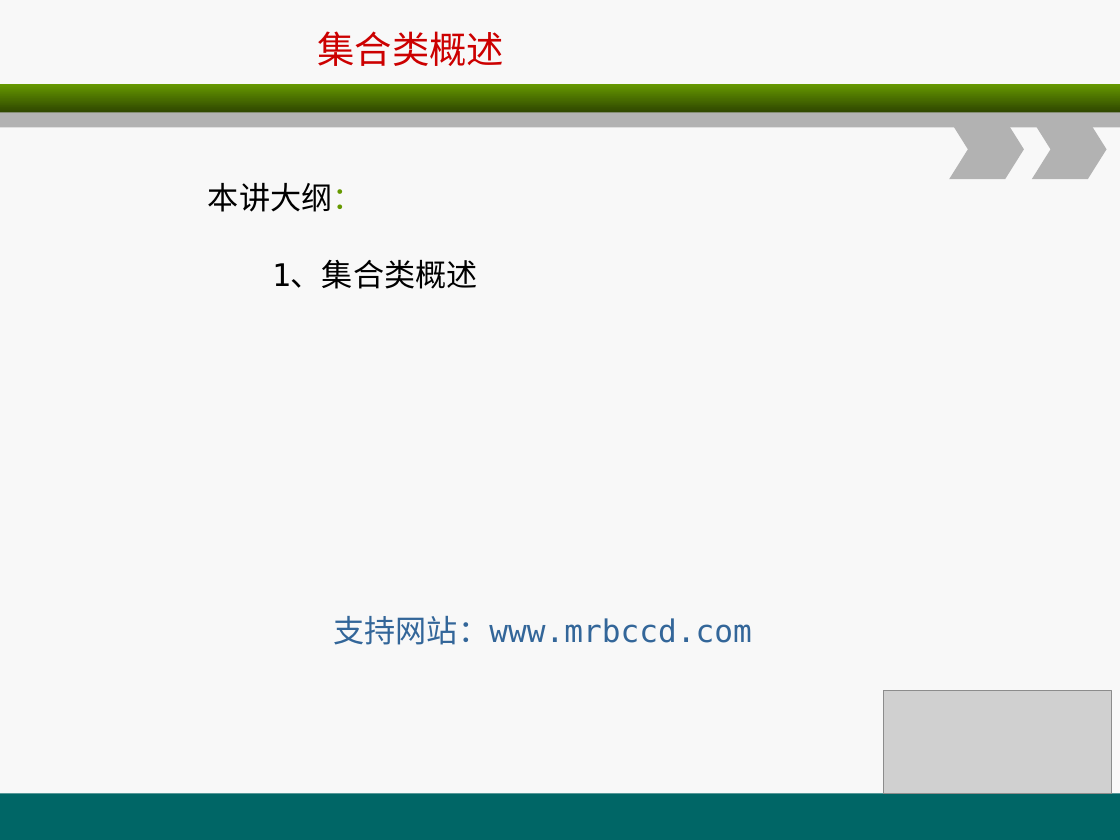
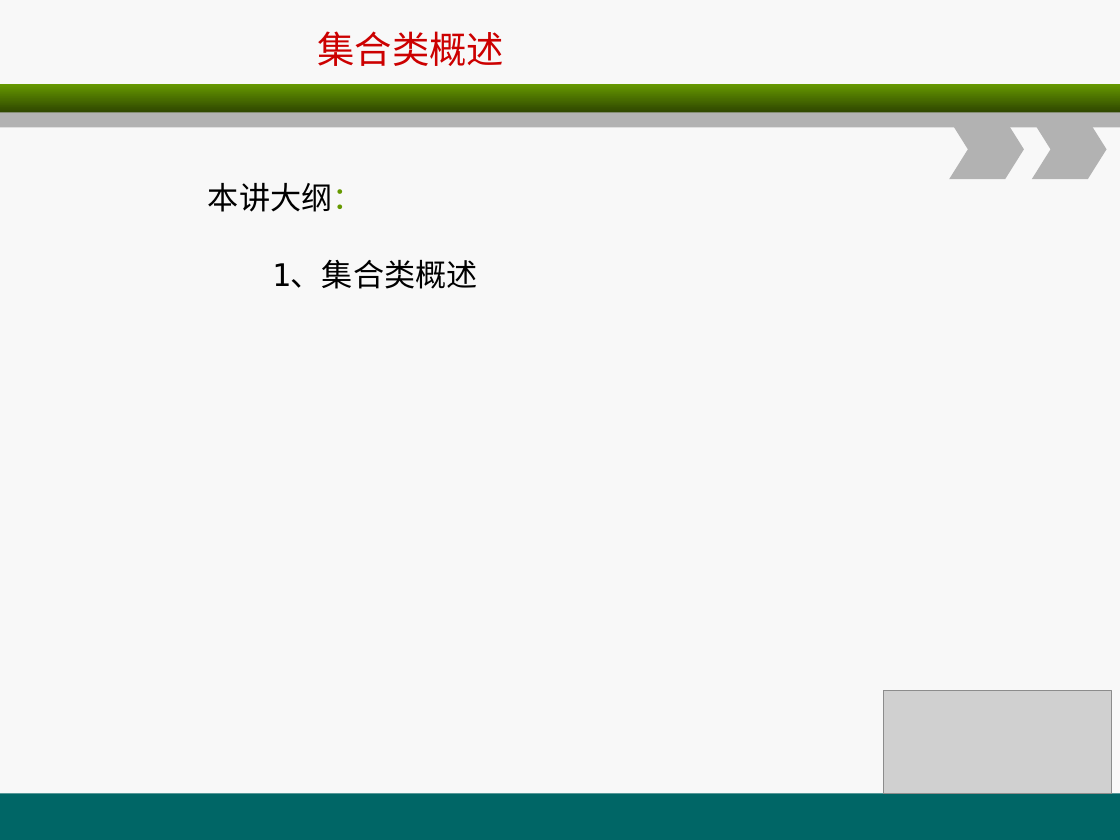
Before and after one commit to christwei/gitDoc, a slide deck: slide 49 of 课件/环宇/java编程基础/A3.ppt (slide 50 before the commit). Drawn at 1120x840 pixels with LibreOffice and Linux fonts; fonts in the diff are those of the drawing; grey boxes stand for pictures. Boxes give left, top, right and bottom in pixels: in the first picture for what was removed or moved away, otherwise in the second. Text is boxed around its words. In the diff, an @@ line names an element or a change of style, - is before the commit and + after.

```diff
--- a/课件/环宇/java编程基础/A3.ppt
+++ b/课件/环宇/java编程基础/A3.ppt
@@ text removed at (x1=333, y1=616, x2=751, y2=645) @@
-支持网站：www.mrbccd.com
```
Also in this commit, not shown: 8 other slides changed, 1 slide added, 1 slide removed, 12 other files.
